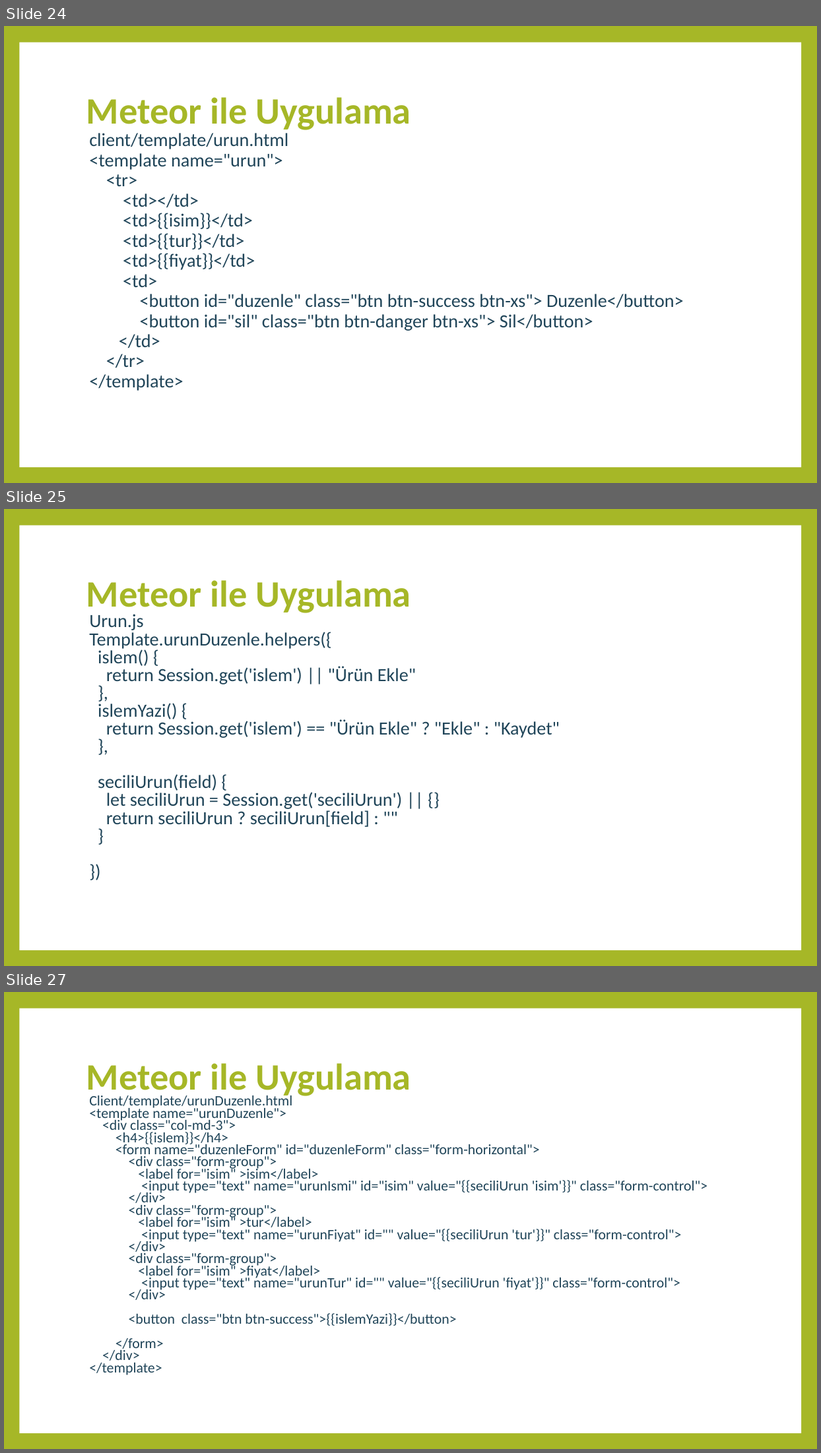
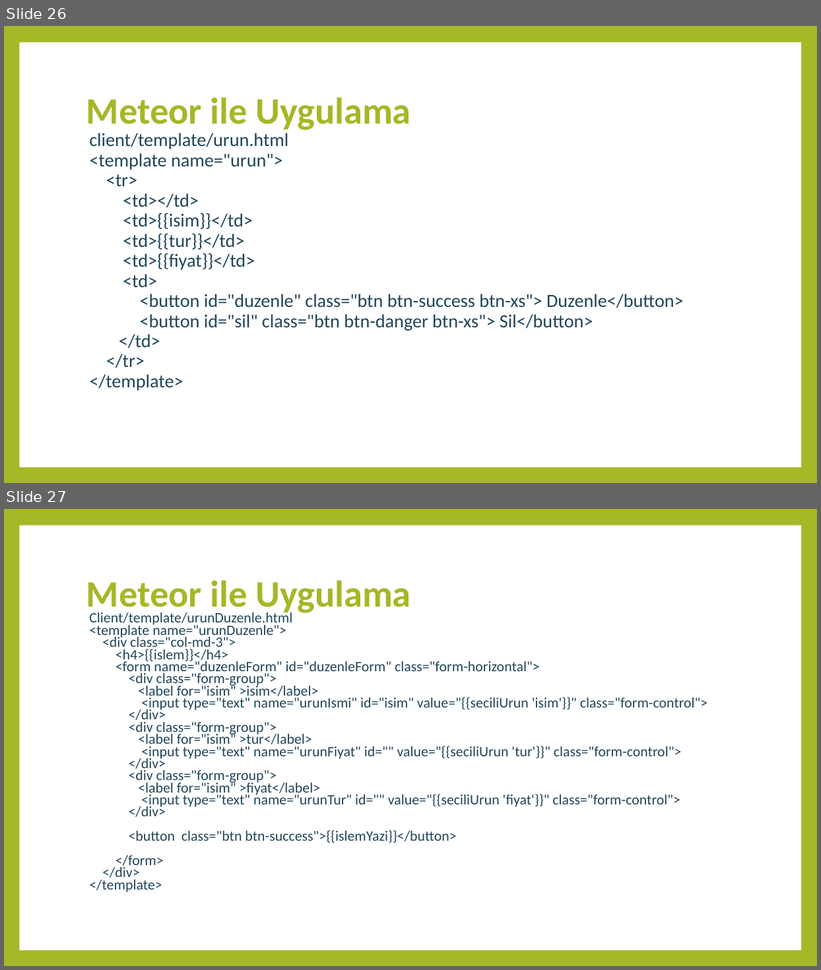
Before and after one commit to furkansavsatli/Meteor-Nodejs, a slide deck: Meteor-Nodejs-sunum.pptx. Shown one above the other, each under a label of ours: slides 24, 25 and 27 before the commit, slides 26 and 27 after it; the slides between them are not shown. The pictures are 821x1453 and 821x970 pixels, drawn with LibreOffice and Linux fonts; fonts in the diff are those of the drawing. Boxes give left, top, right and bottom in pixels: in the first picture for what was removed or moved away, otherwise in the second. Text is boxed around its words. In the diff, an @@ line names an element or a change of style, - is before the commit and + after.

```diff
--- a/Meteor-Nodejs-sunum.pptx
+++ b/Meteor-Nodejs-sunum.pptx
@@ slide 25 removed at [4, 509, 817, 966], background #A6B727; not listed: 1 template element that a slide beside it also shows @@
@@ title removed at [86, 580, 411, 616] @@
-Meteor ile Uygulama
@@ text removed at [89, 614, 560, 827] @@
-Urun.js
-Template.urunDuzenle.helpers({
-islem() {
-return Session.get('islem') || "Ürün Ekle"
-},
-islemYazi() {
-return Session.get('islem') == "Ürün Ekle" ? "Ekle" : "Kaydet"
-},
-seciliUrun(field) {
-let seciliUrun = Session.get('seciliUrun') || {}
-return seciliUrun ? seciliUrun[field] : ""
-}
-})
@@ what was slide 24 is now slide 26 @@
```
Also in this commit, not shown: 4 slides changed, 2 slides added, 1 other slide removed, 3 other files.
